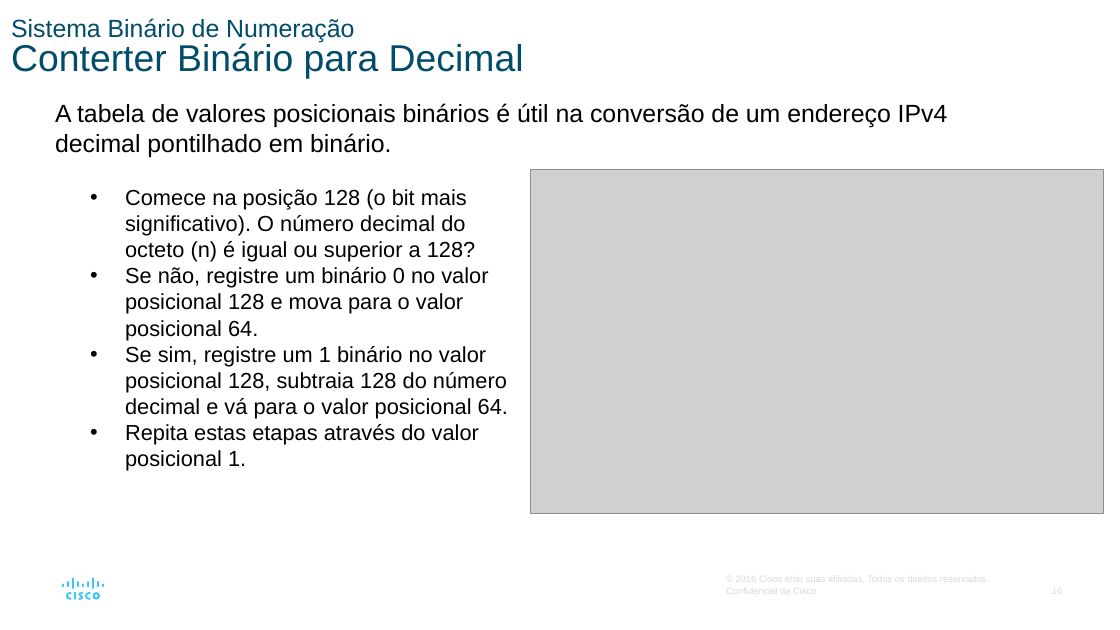
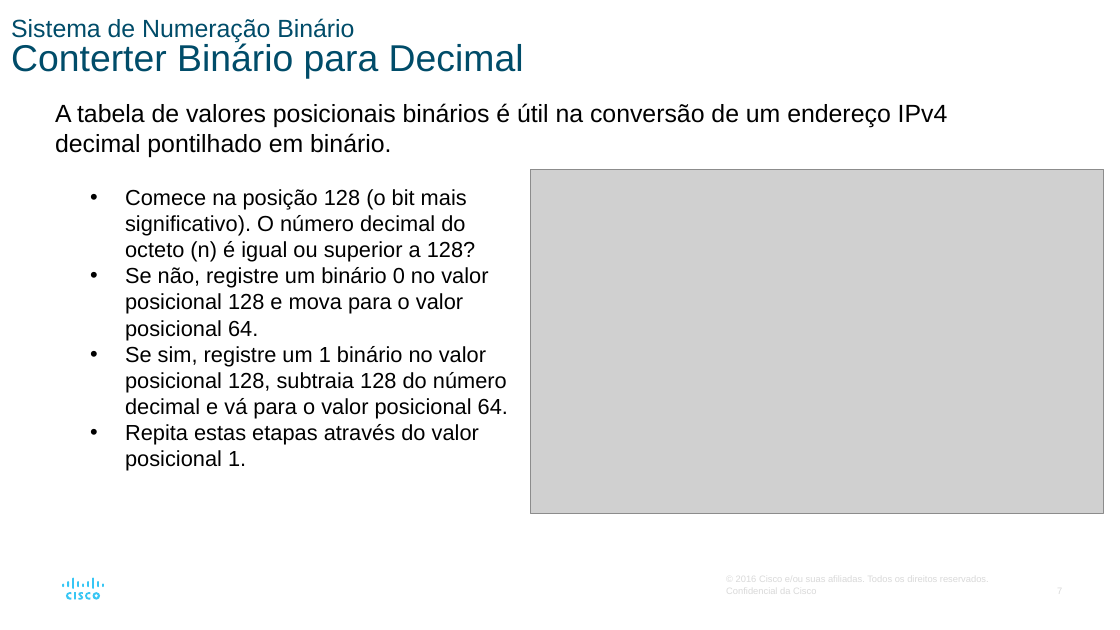
Before and after one commit to vaamonde/netacad, a slide deck: slide 7 of 02-CCNA-200-301-v7/01-CCNA-IntroducaoAsRedes-v7.02/01-Modulo01-PPTS/Modulo05-SistemaNumerico.pptx (slide 16 before the commit). Drawn at 1120x630 pixels with LibreOffice and Linux fonts; fonts in the diff are those of the drawing; grey boxes stand for pictures. Boxes give left, top, right and bottom in pixels: in the first picture for what was removed or moved away, otherwise in the second. Text is boxed around its words. In the diff, an @@ line names an element or a change of style, - is before the commit and + after.

```diff
--- a/02-CCNA-200-301-v7/01-CCNA-IntroducaoAsRedes-v7.02/01-Modulo01-PPTS/Modulo05-SistemaNumerico.pptx
+++ b/02-CCNA-200-301-v7/01-CCNA-IntroducaoAsRedes-v7.02/01-Modulo01-PPTS/Modulo05-SistemaNumerico.pptx
@@ title at (x1=11, y1=18, x2=524, y2=79): text changed @@
-Sistema Binário de Numeração
-Conterter Binário para Decimal
+Sistema de Numeração Binário
+Conterter Binário para Decimal
@@ page number removed at (x1=1052, y1=586, x2=1062, y2=596) @@
-16
```
Also in this commit, not shown: 7 other slides changed, 13 slides removed, 2 other files.
